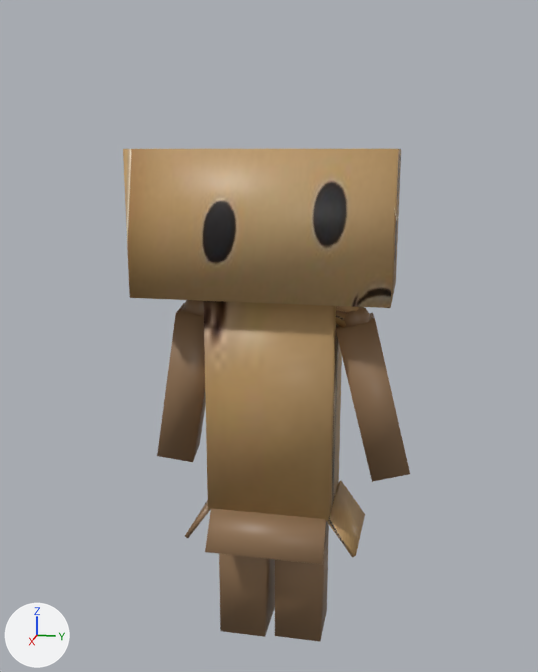
Renders of the COLLADA model WebContent/3d/BoxMan.dae from each side of a commit.
Both versions are drawn from a 50 mm lens placed at (9.36, 1.94, 6.78), pointed at (-1.22, -0.18, 4.13). Arrows for +X, +Y and +Z are at lower left; the lights stay in place.
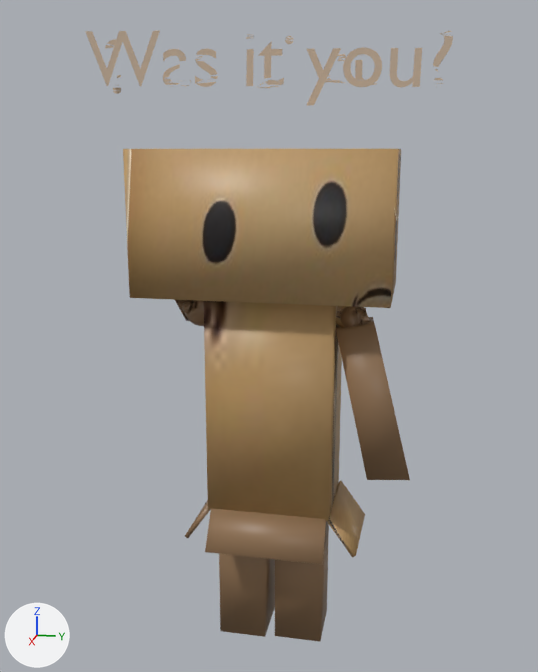
Commit message: Cosmetic changes to BoxMan model

Where the change shows, as pixel boxes [x1, y1, x2, y2] in the pictures (538 x 672 px; the box of a moved part takes in the faces that stretch with it):
'Cube', reshaped (28% wider, 24% taller): before [123, 149, 410, 642]; after [85, 30, 453, 642]
part 1 of me_head, added (beige): after [85, 30, 453, 105]
part 2 of me_head, moved or reshaped: before [157, 300, 410, 482]; after [175, 300, 410, 480]

What changed in the scene script:
```text
Change me_head:
    used by ob_cube; location = (-0.63, -0.04, 5.88); scale = (0.943, -1.68, 0.943)
    remove me_head.from_pydata(...)  # 1060 vertices, 2064 faces; spans x -1.04..1.1, y -1.2..1.0, z -6.41..1.0
    add me_head.from_pydata(...)  # 1946 vertices, 2758 faces; spans x -2.32..1.1, y -1.35..1.47, z -6.41..2.6
    me_head part 1: 886 vertices added at x -0.23..0.19, y -1.35..1.47, z 1.57..2.6
    me_head part 2: 52 vertices moved from x -0.3..0.35, y -1.15..0.73, z -3.56..-1.08 to x -0.14..0.3, y -0.84..0.74, z -1.43..-1.18; 101 vertices removed from x -0.38..0.47, y -1.2..1.0, z -3.7..-1.08; 101 vertices added at x -2.32..0.57, y -1.2..0.82, z -3.64..-0.88
```
